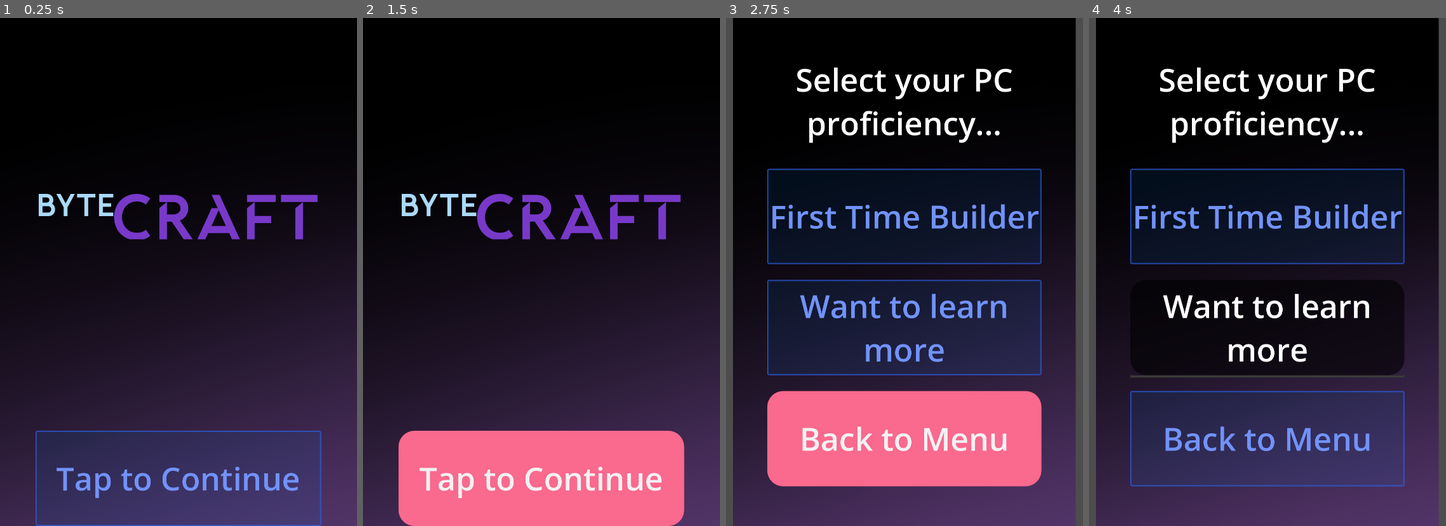
Above: before the commit, frames 1-4 (left to right).
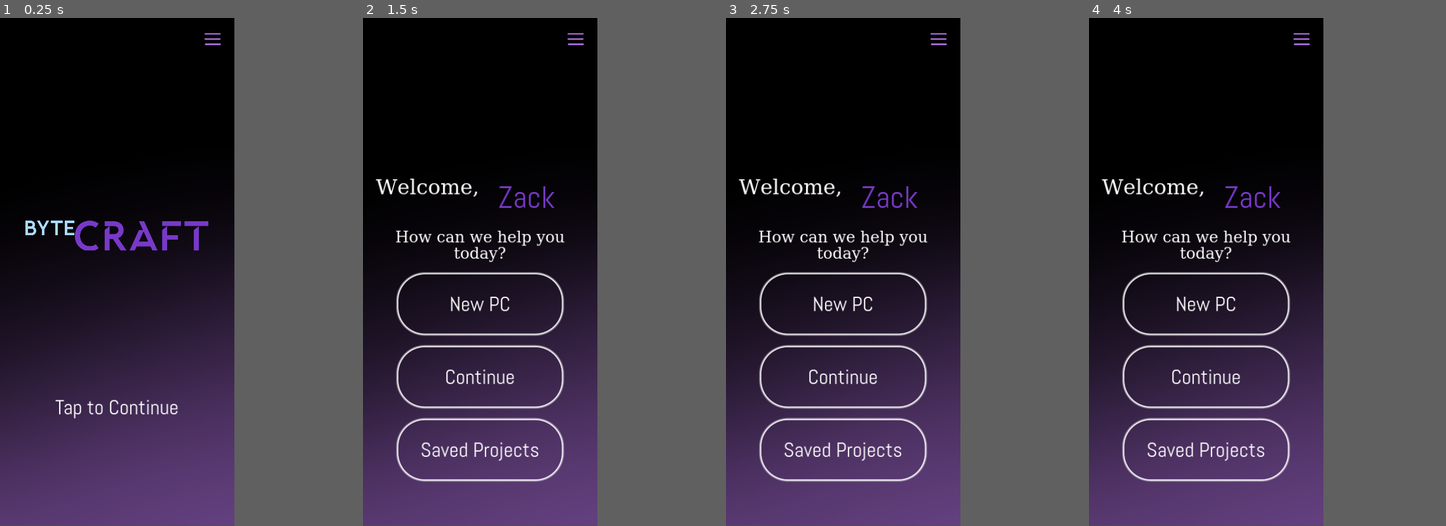
Above: after the commit, the same moments.

Repository: Bibs628/UX-DesignMIB2_SoSe2024-25
Game: Godot game, scene res://Scenes/Menu.tscn
Two runs of this game, one before a commit and one after it. Both use one fixed random seed, a clock stepped at 60 frames per second and the inputs below.
Inputs (mouse positions are in pixels of both pictures, inside the frame that each line leads up to):
- Up to frame 1 (0.25 s): no input
- Up to frame 2 (1.5 s): click (541, 480) at 0.5 s, where only the run before the commit has a clickable "Tap to Continue"; click (541, 439) at 1.25 s, where only the run before the commit has a clickable "Back to Menu"
- Up to frame 3 (2.75 s): click (904, 480) at 2 s, where only the run before the commit has a clickable "Tap to Continue"
- Up to frame 4 (4 s): click (1267, 216) at 2.75 s, where only the run before the commit has a clickable "First Time Builder"; click (1267, 327) at 3.5 s, where only the run before the commit has a clickable "Want to learn more"
The window is 562x800 before the commit and 369x800 after it. Grey fills any space a smaller window leaves; there, only what the larger window draws over its background counts as a difference.

The runs differ from the first frame. In frame 1, 39% of the frame differs, in the area x 0-100%, y 3-100%; in frame 2, 51%; in frame 3, 59%, in the area x 0-100%, y 0-100%; in frame 4, 54%.

Commit message:
wip: godot designs

Diff:
--- /dev/null
+++ b/godotproject/AlphaButton.tres
@@ -0,0 +1,8 @@
+[gd_resource type="StyleBoxFlat" format=3 uid="uid://cgew0lgd8wqkm"]
+
+[resource]
+bg_color = Color(0.6, 0.6, 0.6, 0)
+corner_radius_top_left = 50
+corner_radius_top_right = 50
+corner_radius_bottom_right = 50
+corner_radius_bottom_left = 50
--- a/godotproject/ByteCraft.tres
+++ b/godotproject/ByteCraft.tres
@@ -1,7 +1,9 @@
-[gd_resource type="Theme" load_steps=15 format=3 uid="uid://hr4juv1yygjn"]
+[gd_resource type="Theme" load_steps=13 format=3 uid="uid://hr4juv1yygjn"]
 
 [ext_resource type="Texture2D" uid="uid://cme62u7ya3jeq" path="res://Assets/circle.png" id="1_e6pyg"]
 [ext_resource type="Texture2D" uid="uid://b117ftlqhvnka" path="res://Assets/Background.png" id="2_2eu6o"]
+[ext_resource type="StyleBox" uid="uid://cgew0lgd8wqkm" path="res://AlphaButton.tres" id="2_ej1wx"]
+[ext_resource type="StyleBox" uid="uid://hcy7api4bxam" path="res://CircleButtonHover.tres" id="3_2chdo"]
 
 [sub_resource type="StyleBoxFlat" id="StyleBoxFlat_ejes7"]
 bg_color = Color(0, 0.539528, 0.539527, 1)
@@ -19,72 +21,40 @@
 
 [sub_resource type="SystemFont" id="SystemFont_vbfhf"]
 fallbacks = Array[Font]([SubResource("FontVariation_dcjlk")])
-
-[sub_resource type="StyleBoxFlat" id="StyleBoxFlat_joevx"]
-content_margin_left = 4.0
-content_margin_top = 4.0
-content_margin_right = 4.0
-content_margin_bottom = 4.0
-bg_color = Color(0.1, 0.1, 0.1, 0.3)
-corner_detail = 5
-
-[sub_resource type="StyleBoxFlat" id="StyleBoxFlat_do5ah"]
-content_margin_left = 4.0
-content_margin_top = 4.0
-content_margin_right = 4.0
-content_margin_bottom = 4.0
-bg_color = Color(1, 1, 1, 0.75)
-draw_center = false
-border_width_left = 2
-border_width_top = 2
-border_width_right = 2
-border_width_bottom = 2
-corner_radius_top_left = 3
-corner_radius_top_right = 3
-corner_radius_bottom_right = 3
-corner_radius_bottom_left = 3
-corner_detail = 5
-expand_margin_left = 2.0
-expand_margin_top = 2.0
-expand_margin_right = 2.0
-expand_margin_bottom = 2.0
-
-[sub_resource type="StyleBoxFlat" id="StyleBoxFlat_st0s5"]
-bg_color = Color(0.980392, 0.411765, 0.556863, 1)
-corner_radius_top_left = 50
-corner_radius_top_right = 50
-corner_radius_bottom_right = 50
-corner_radius_bottom_left = 50
-
-[sub_resource type="StyleBoxFlat" id="StyleBoxFlat_vclq8"]
-bg_color = Color(0, 0.478431, 0.933333, 0.0980392)
-border_width_left = 5
-border_width_top = 5
-border_width_right = 5
-border_width_bottom = 5
-border_color = Color(0.228211, 0.344539, 0.883004, 1)
-border_blend = true
-corner_radius_top_left = 5
-corner_radius_top_right = 5
-corner_radius_bottom_right = 5
-corner_radius_bottom_left = 5
-
-[sub_resource type="StyleBoxFlat" id="StyleBoxFlat_88xpl"]
-content_margin_left = 4.0
-content_margin_top = 4.0
-content_margin_right = 4.0
-content_margin_bottom = 4.0
-bg_color = Color(0, 0, 0, 0.6)
-corner_radius_top_left = 50
-corner_radius_top_right = 50
-corner_radius_bottom_right = 50
-corner_radius_bottom_left = 50
-corner_detail = 5
+font_names = PackedStringArray("Noto Sans Test", "Blackpast DEMO")
 
 [sub_resource type="StyleBoxTexture" id="StyleBoxTexture_ssr4a"]
 texture = ExtResource("2_2eu6o")
 
+[sub_resource type="FontFile" id="FontFile_i8tcq"]
+cache/0/16/0/ascent = 0.0
+cache/0/16/0/descent = 0.0
+cache/0/16/0/underline_position = 0.0
+cache/0/16/0/underline_thickness = 0.0
+cache/0/16/0/scale = 1.0
+cache/0/100/0/ascent = 0.0
+cache/0/100/0/descent = 0.0
+cache/0/100/0/underline_position = 0.0
+cache/0/100/0/underline_thickness = 0.0
+cache/0/100/0/scale = 1.0
+cache/0/50/0/ascent = 0.0
+cache/0/50/0/descent = 0.0
+cache/0/50/0/underline_position = 0.0
+cache/0/50/0/underline_thickness = 0.0
+cache/0/50/0/scale = 1.0
+cache/0/150/0/ascent = 0.0
+cache/0/150/0/descent = 0.0
+cache/0/150/0/underline_position = 0.0
+cache/0/150/0/underline_thickness = 0.0
+cache/0/150/0/scale = 1.0
+cache/0/75/0/ascent = 0.0
+cache/0/75/0/descent = 0.0
+cache/0/75/0/underline_position = 0.0
+cache/0/75/0/underline_thickness = 0.0
+cache/0/75/0/scale = 1.0
+
 [resource]
+default_font = SubResource("FontFile_i8tcq")
 BoxContainer/constants/separation = 50
 HScrollBar/styles/scroll = SubResource("StyleBoxFlat_ejes7")
 HSlider/icons/grabber = ExtResource("1_e6pyg")
@@ -93,7 +63,7 @@
 HSlider/icons/tick = null
 HSlider/styles/grabber_area_highlight = SubResource("StyleBoxFlat_1ft27")
 HSlider/styles/slider = SubResource("StyleBoxFlat_fb6nf")
-MenuButton/colors/font_color = Color(0.443903, 0.573972, 0.975005, 1)
+MenuButton/colors/font_color = Color(1, 1, 1, 1)
 MenuButton/colors/font_disabled_color = Color(1, 1, 1, 0.3)
 MenuButton/colors/font_focus_color = Color(0.95, 0.95, 0.95, 1)
 MenuButton/colors/font_hover_color = Color(0.95, 0.95, 0.95, 1)
@@ -103,9 +73,9 @@
 MenuButton/constants/outline_size = 0
 MenuButton/font_sizes/font_size = 16
 MenuButton/fonts/font = SubResource("SystemFont_vbfhf")
-MenuButton/styles/disabled = SubResource("StyleBoxFlat_joevx")
-MenuButton/styles/focus = SubResource("StyleBoxFlat_do5ah")
-MenuButton/styles/hover = SubResource("StyleBoxFlat_st0s5")
-MenuButton/styles/normal = SubResource("StyleBoxFlat_vclq8")
-MenuButton/styles/pressed = SubResource("StyleBoxFlat_88xpl")
+MenuButton/styles/disabled = ExtResource("2_ej1wx")
+MenuButton/styles/focus = ExtResource("2_ej1wx")
+MenuButton/styles/hover = ExtResource("3_2chdo")
+MenuButton/styles/normal = ExtResource("2_ej1wx")
+MenuButton/styles/pressed = ExtResource("2_ej1wx")
 Panel/styles/panel = SubResource("StyleBoxTexture_ssr4a")
--- /dev/null
+++ b/godotproject/CircleButton.tres
@@ -0,0 +1,16 @@
+[gd_resource type="StyleBoxFlat" format=3 uid="uid://bw4prfqkw3dma"]
+
+[resource]
+bg_color = Color(1, 1, 1, 0)
+border_width_left = 10
+border_width_top = 10
+border_width_right = 10
+border_width_bottom = 10
+border_color = Color(1, 1, 1, 1)
+border_blend = true
+corner_radius_top_left = 125
+corner_radius_top_right = 125
+corner_radius_bottom_right = 125
+corner_radius_bottom_left = 125
+corner_detail = 20
+anti_aliasing_size = 10.0
--- /dev/null
+++ b/godotproject/CircleButtonHover.tres
@@ -0,0 +1,18 @@
+[gd_resource type="StyleBoxFlat" format=3 uid="uid://hcy7api4bxam"]
+
+[resource]
+bg_color = Color(1, 1, 1, 0)
+border_width_left = 10
+border_width_top = 10
+border_width_right = 10
+border_width_bottom = 10
+border_color = Color(1, 1, 1, 1)
+border_blend = true
+corner_radius_top_left = 125
+corner_radius_top_right = 125
+corner_radius_bottom_right = 125
+corner_radius_bottom_left = 125
+corner_detail = 20
+shadow_color = Color(1, 1, 1, 0.6)
+shadow_size = 10
+anti_aliasing_size = 10.0
--- a/godotproject/Scenes/Menu.tscn
+++ b/godotproject/Scenes/Menu.tscn
@@ -12,7 +12,10 @@
 anchor_bottom = 1.0
 grow_horizontal = 2
 grow_vertical = 2
+size_flags_horizontal = 3
+size_flags_vertical = 3
 theme = ExtResource("1_37dvt")
+metadata/_edit_use_anchors_ = true
 
 [node name="BG" type="Panel" parent="."]
 custom_minimum_size = Vector2(1125, 2436)
@@ -35,6 +38,7 @@
 [node name="Start" type="MenuButton" parent="Main"]
 custom_minimum_size = Vector2(0, 300)
 layout_mode = 2
+mouse_filter = 2
 theme = ExtResource("1_37dvt")
 theme_override_font_sizes/font_size = 100
 text = "Tap to Continue"
--- /dev/null
+++ b/godotproject/Scenes/Welcome.tscn
@@ -0,0 +1,116 @@
+[gd_scene load_steps=6 format=3 uid="uid://dcb26pexngndg"]
+
+[ext_resource type="Theme" uid="uid://hr4juv1yygjn" path="res://ByteCraft.tres" id="1_ltcs4"]
+[ext_resource type="FontFile" uid="uid://dy3or7vdan16i" path="res://Fonts/Abel-Regular.ttf" id="2_j4yj6"]
+[ext_resource type="StyleBox" uid="uid://bw4prfqkw3dma" path="res://CircleButton.tres" id="2_pfyav"]
+[ext_resource type="StyleBox" uid="uid://hcy7api4bxam" path="res://CircleButtonHover.tres" id="3_p4r5b"]
+
+[sub_resource type="SystemFont" id="SystemFont_s5soj"]
+font_names = PackedStringArray("Blackpast DEMO")
+
+[node name="Menu" type="CenterContainer"]
+anchors_preset = 15
+anchor_right = 1.0
+anchor_bottom = 1.0
+grow_horizontal = 2
+grow_vertical = 2
+size_flags_horizontal = 3
+size_flags_vertical = 3
+theme = ExtResource("1_ltcs4")
+metadata/_edit_use_anchors_ = true
+
+[node name="BG" type="Panel" parent="."]
+custom_minimum_size = Vector2(1125, 2436)
+layout_direction = 1
+layout_mode = 2
+theme = ExtResource("1_ltcs4")
+
+[node name="Main" type="VBoxContainer" parent="."]
+custom_minimum_size = Vector2(600, 0)
+layout_mode = 2
+theme = ExtResource("1_ltcs4")
+
+[node name="Logo" type="TextureRect" parent="Main"]
+custom_minimum_size = Vector2(0, 500)
+layout_mode = 2
+size_flags_vertical = 4
+stretch_mode = 3
+
+[node name="Welcome" type="RichTextLabel" parent="Main"]
+custom_minimum_size = Vector2(1000, 200)
+layout_mode = 2
+size_flags_vertical = 8
+theme = ExtResource("1_ltcs4")
+theme_override_font_sizes/normal_font_size = 100
+text = "Welcome,"
+fit_content = true
+
+[node name="Name" type="RichTextLabel" parent="Main/Welcome"]
+clip_contents = false
+custom_minimum_size = Vector2(500, 0)
+layout_mode = 2
+offset_left = 473.0
+offset_top = -0.5
+offset_right = 973.0
+offset_bottom = 122.5
+size_flags_horizontal = 8
+size_flags_vertical = 8
+theme = ExtResource("1_ltcs4")
+theme_override_colors/default_color = Color(0.470588, 0.223529, 0.788235, 1)
+theme_override_fonts/normal_font = SubResource("SystemFont_s5soj")
+theme_override_font_sizes/normal_font_size = 150
+bbcode_enabled = true
+text = "[center]Zack"
+fit_content = true
+
+[node name="HelpPrompt" type="RichTextLabel" parent="Main"]
+custom_minimum_size = Vector2(500, 20)
+layout_mode = 2
+size_flags_vertical = 8
+theme = ExtResource("1_ltcs4")
+theme_override_font_sizes/normal_font_size = 75
+bbcode_enabled = true
+text = "[center]How can we help you today?[/center]"
+fit_content = true
+
+[node name="NewPC" type="MenuButton" parent="Main"]
+custom_minimum_size = Vector2(800, 300)
+layout_mode = 2
+size_flags_horizontal = 4
+mouse_filter = 2
+theme = ExtResource("1_ltcs4")
+theme_type_variation = &"AlphaCircle"
+theme_override_fonts/font = ExtResource("2_j4yj6")
+theme_override_font_sizes/font_size = 100
+theme_override_styles/hover_pressed_mirrored = ExtResource("3_p4r5b")
+theme_override_styles/hover_pressed = ExtResource("3_p4r5b")
+theme_override_styles/hover_mirrored = ExtResource("3_p4r5b")
+theme_override_styles/hover = ExtResource("3_p4r5b")
+theme_override_styles/normal = ExtResource("2_pfyav")
+toggle_mode = false
+text = "New PC"
+flat = false
+
+[node name="Continue" type="MenuButton" parent="Main"]
+custom_minimum_size = Vector2(800, 300)
+layout_mode = 2
+size_flags_horizontal = 4
+mouse_filter = 2
+theme = ExtResource("1_ltcs4")
+theme_type_variation = &"AlphaCircle"
+theme_override_font_sizes/font_size = 100
+theme_override_styles/normal = ExtResource("2_pfyav")
+text = "Continue"
+flat = false
+
+[node name="Saved" type="MenuButton" parent="Main"]
+custom_minimum_size = Vector2(800, 300)
+layout_mode = 2
+size_flags_horizontal = 4
+mouse_filter = 2
+theme = ExtResource("1_ltcs4")
+theme_type_variation = &"AlphaCircle"
+theme_override_font_sizes/font_size = 100
+theme_override_styles/normal = ExtResource("2_pfyav")
+text = "Saved Projects"
+flat = false
--- /dev/null
+++ b/godotproject/Script/EventBus.gd
@@ -0,0 +1,11 @@
+extends Node
+
+
+# Called when the node enters the scene tree for the first time.
+func _ready() -> void:
+	pass # Replace with function body.
+
+
+# Called every frame. 'delta' is the elapsed time since the previous frame.
+func _process(delta: float) -> void:
+	pass
--- a/godotproject/Script/MenuMain.gd
+++ b/godotproject/Script/MenuMain.gd
@@ -6,6 +6,10 @@
 #@onready var settings := $Settings
 #@onready var exit := $Exit
 
+
+func _input(event: InputEvent) -> void:
+	if Input.is_action_just_pressed("Tap"):
+		start_new_config()
 
 func _ready() -> void:
 	"""
@@ -22,7 +26,7 @@
 
 func start_new_config() -> void:
 	var loading_screen = LoadingScreen.new()
-	loading_screen.target_scene = "res://Scenes/ConfigSetup.tscn"
+	loading_screen.target_scene = "res://Scenes/Welcome.tscn"
 	#get_tree().change_scene_to_packed(loading_screen)
 	get_tree().change_scene_to_file("res://Scenes/LoadingScreen.tscn")
 
--- a/godotproject/project.godot
+++ b/godotproject/project.godot
@@ -16,17 +16,25 @@
 run/max_fps=60
 config/icon="res://icon.svg"
 
+[autoload]
+
+EventBus="*res://Script/EventBus.gd"
+
 [display]
 
 window/size/viewport_width=1125
 window/size/viewport_height=2436
-window/size/mode=2
-window/stretch/scale_mode="integer"
+window/stretch/mode="canvas_items"
+window/stretch/aspect="keep_width"
 window/handheld/orientation=1
 
 [dotnet]
 
 project/assembly_name="UXDesign"
+
+[gui]
+
+theme/custom_font="res://Fonts/Abel-Regular.ttf"
 
 [input]
 
@@ -36,6 +44,11 @@
 , Object(InputEventKey,"resource_local_to_scene":false,"resource_name":"","device":-1,"window_id":0,"alt_pressed":false …(186 unchanged characters)…
 ]
 }
+Tap={
+"deadzone": 0.5,
+"events": [Object(InputEventMouseButton,"resource_local_to_scene":false,"resource_name":"","device":-1,"window_id":0,"alt_pressed":false,"shift_pressed":false,"ctrl_pressed":false,"meta_pressed":false,"button_mask":1,"position":Vector2(162, 15),"global_position":Vector2(171, 61),"factor":1.0,"button_index":1,"canceled":false,"pressed":true,"double_click":false,"script":null)
+, null]
+}
 
 [rendering]
 
@@ -43,3 +56,6 @@
 renderer/rendering_method="gl_compatibility"
 renderer/rendering_method.mobile="gl_compatibility"
 textures/vram_compression/import_etc2_astc=true
+anti_aliasing/quality/msaa_2d=3
+anti_aliasing/quality/msaa_3d=3
+anti_aliasing/quality/screen_space_aa=1
Binary file added: godotproject/Fonts/Abel-Regular.ttf
Not shown, added: godotproject/Fonts/Abel-Regular.ttf.import
Not shown: 1 places in godotproject/Script/Resources/ComputerParts/Test/test.tres that only renumber resources
